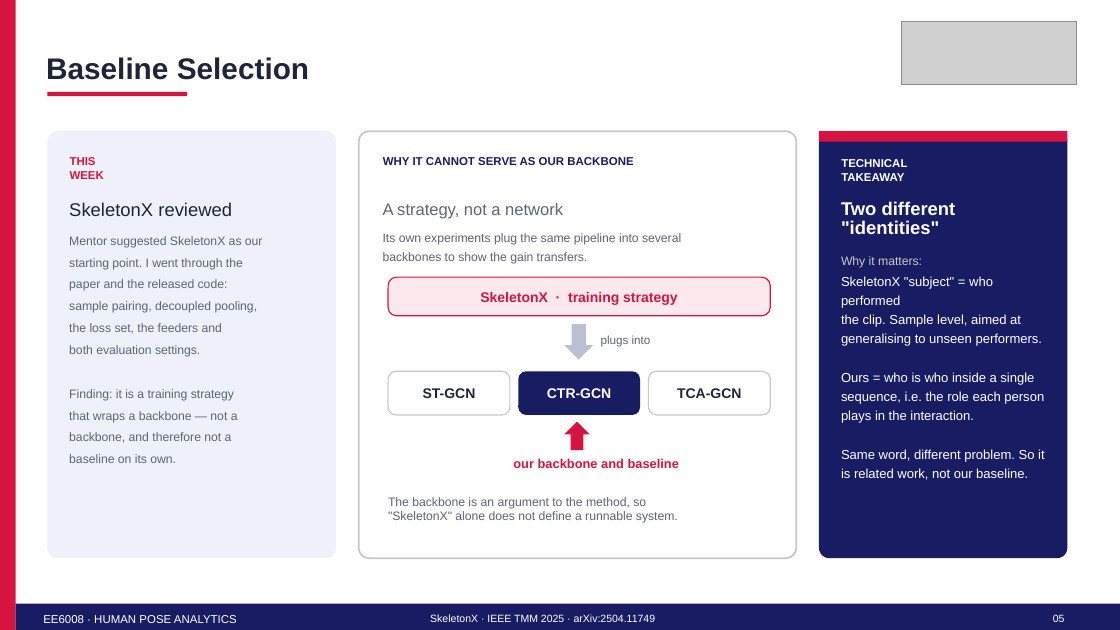
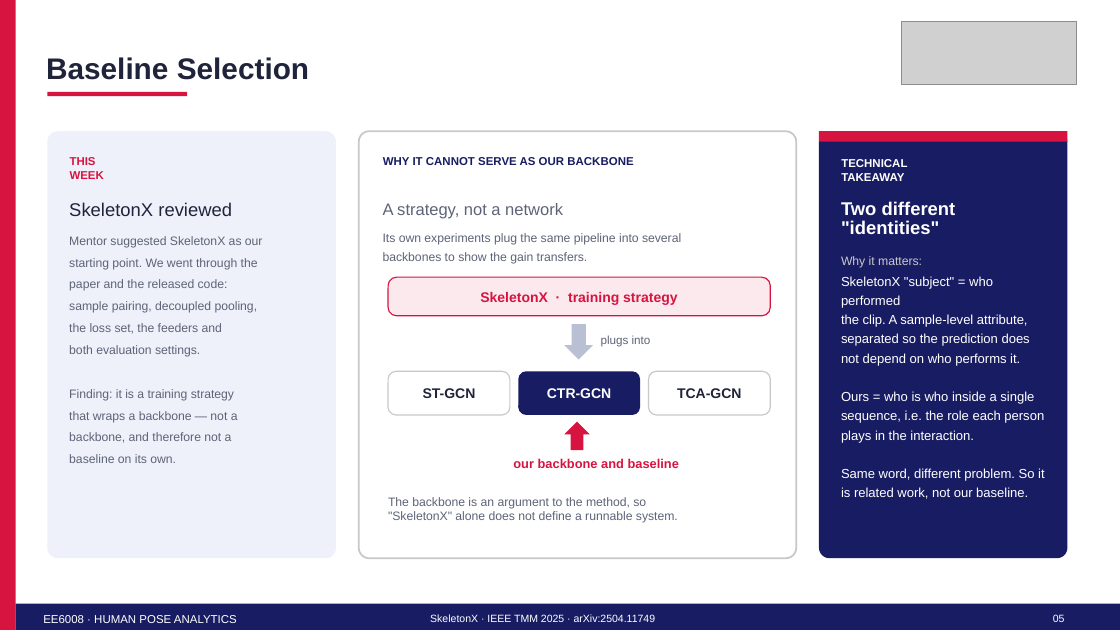
Before and after one commit to HarvyLiang/IPPoseRep, a slide deck: slide 5 of reports/WeeklyPre/week4_pre.pptx. Drawn at 1120x630 pixels with LibreOffice and Linux fonts; fonts in the diff are those of the drawing; grey boxes stand for pictures. Boxes give left, top, right and bottom in pixels: in the first picture for what was removed or moved away, otherwise in the second. Text is boxed around its words. In the diff, an @@ line names an element or a change of style, - is before the commit and + after.

```diff
--- a/reports/WeeklyPre/week4_pre.pptx
+++ b/reports/WeeklyPre/week4_pre.pptx
@@ text at box(69, 236, 263, 463): text changed @@
-Mentor suggested SkeletonX as our
-starting point. I went through the
-paper and the released code:
-sample pairing, decoupled pooling,
-the loss set, the feeders and
-both evaluation settings.
-Finding: it is a training strategy
-that wraps a backbone — not a
-backbone, and therefore not a
-baseline on its own.
+Mentor suggested SkeletonX as our
+starting point. We went through the
+paper and the released code:
+sample pairing, decoupled pooling,
+the loss set, the feeders and
+both evaluation settings.
+Finding: it is a training strategy
+that wraps a backbone — not a
+backbone, and therefore not a
+baseline on its own.
@@ text at box(841, 276, 1045, 499): text changed @@
-SkeletonX "subject" = who performed
-the clip. Sample level, aimed at
-generalising to unseen performers.
-Ours = who is who inside a single
-sequence, i.e. the role each person
-plays in the interaction.
-Same word, different problem. So it
-is related work, not our baseline.
+SkeletonX "subject" = who performed
+the clip. A sample-level attribute,
+separated so the prediction does
+not depend on who performs it.
+Ours = who is who inside a single
+sequence, i.e. the role each person
+plays in the interaction.
+Same word, different problem. So it
+is related work, not our baseline.
```
Also in this commit, not shown: 1 other slide changed.
